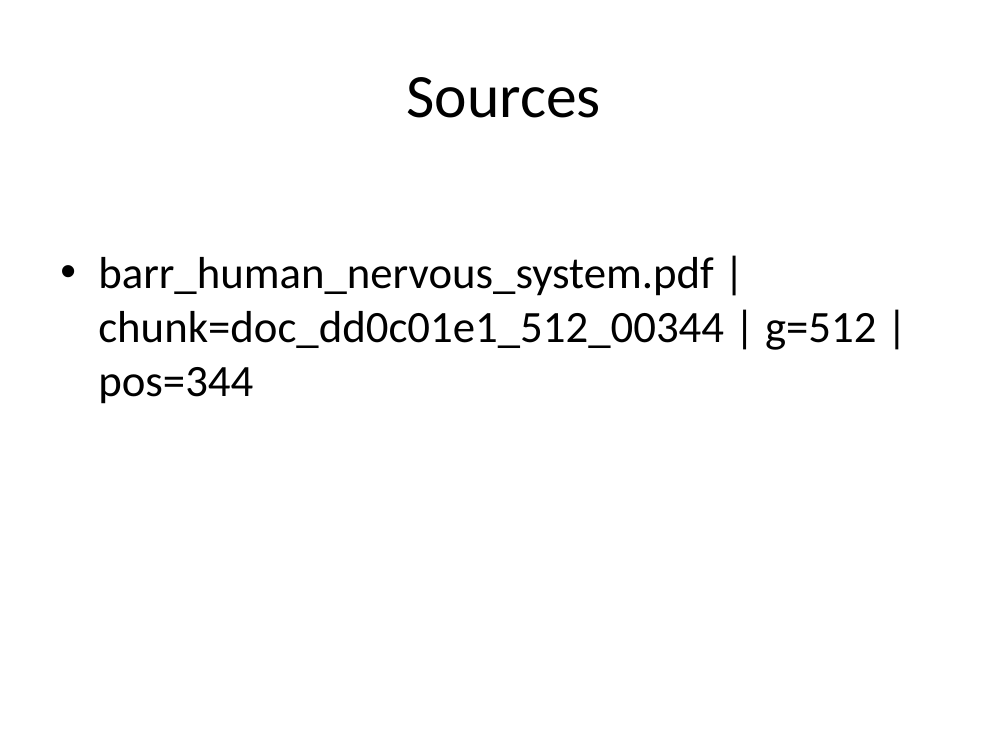
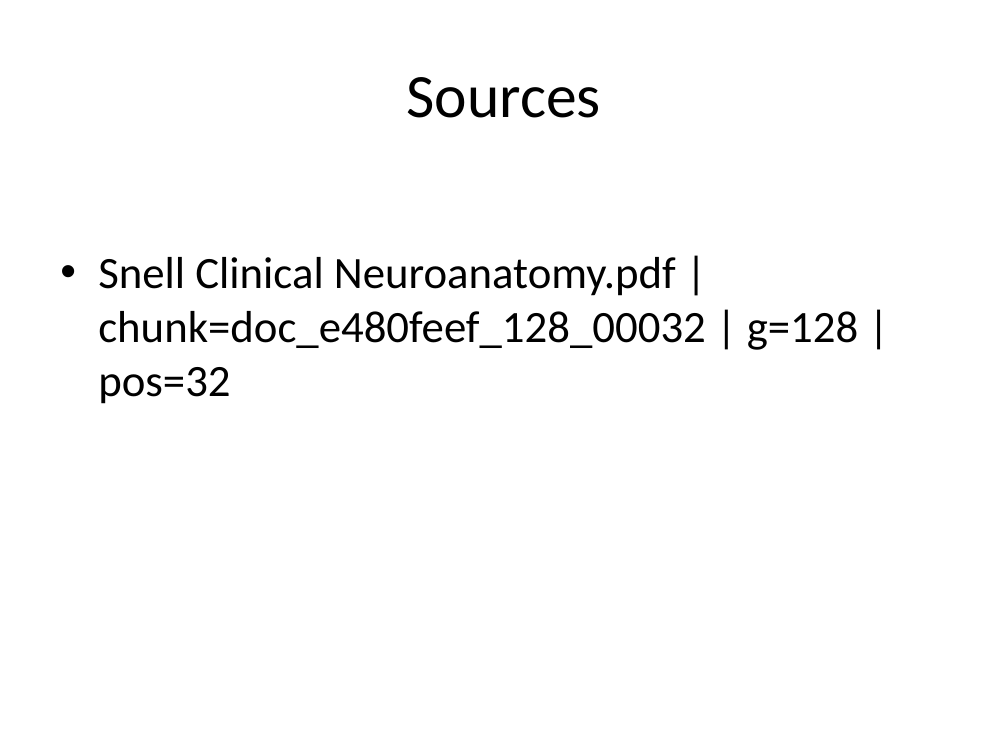
Before and after one commit to possibly-nrs-14/rag-sme, a slide deck: slide 4 of exports/quiz.pptx. Drawn at 1008x756 pixels with LibreOffice and Linux fonts; fonts in the diff are those of the drawing. Boxes give left, top, right and bottom in pixels: in the first picture for what was removed or moved away, otherwise in the second. Text is boxed around its words. In the diff, an @@ line names an element or a change of style, - is before the commit and + after.

```diff
--- a/exports/quiz.pptx
+++ b/exports/quiz.pptx
@@ text at bbox=[98, 257, 858, 404]: text changed @@
-• barr_human_nervous_system.pdf | chunk=doc_dd0c01e1_512_00344 | g=512 | pos=344
+• Snell Clinical Neuroanatomy.pdf | chunk=doc_e480feef_128_00032 | g=128 | pos=32
```
Also in this commit, not shown: 3 other slides changed, 17 other files.
